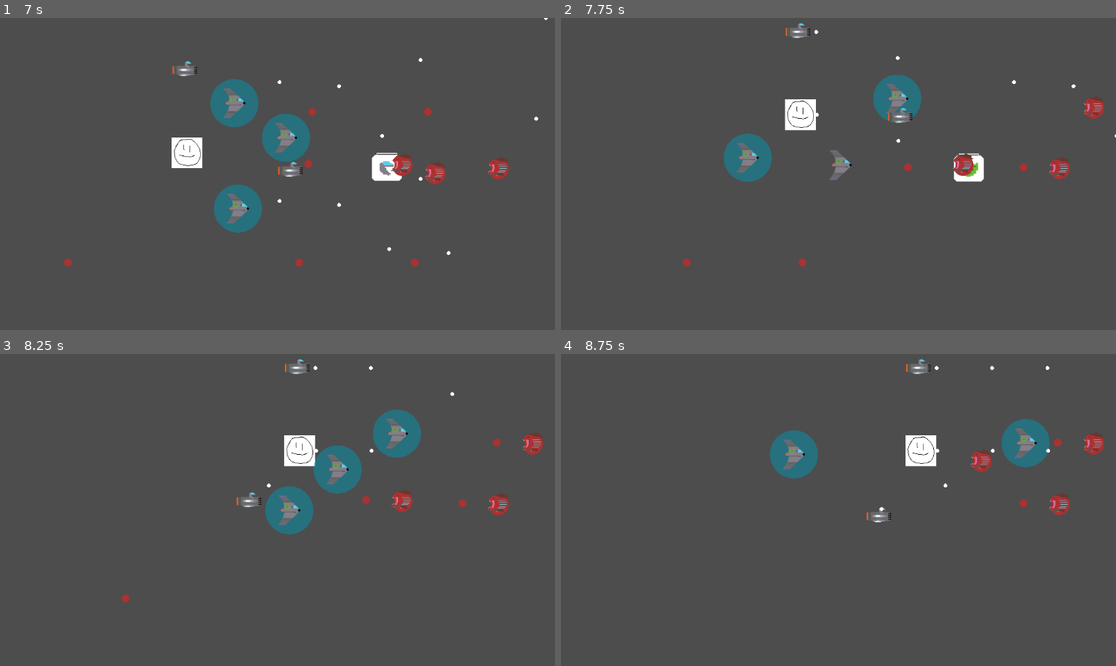
Above: before the commit, frames 1-4 (two rows, left to right).
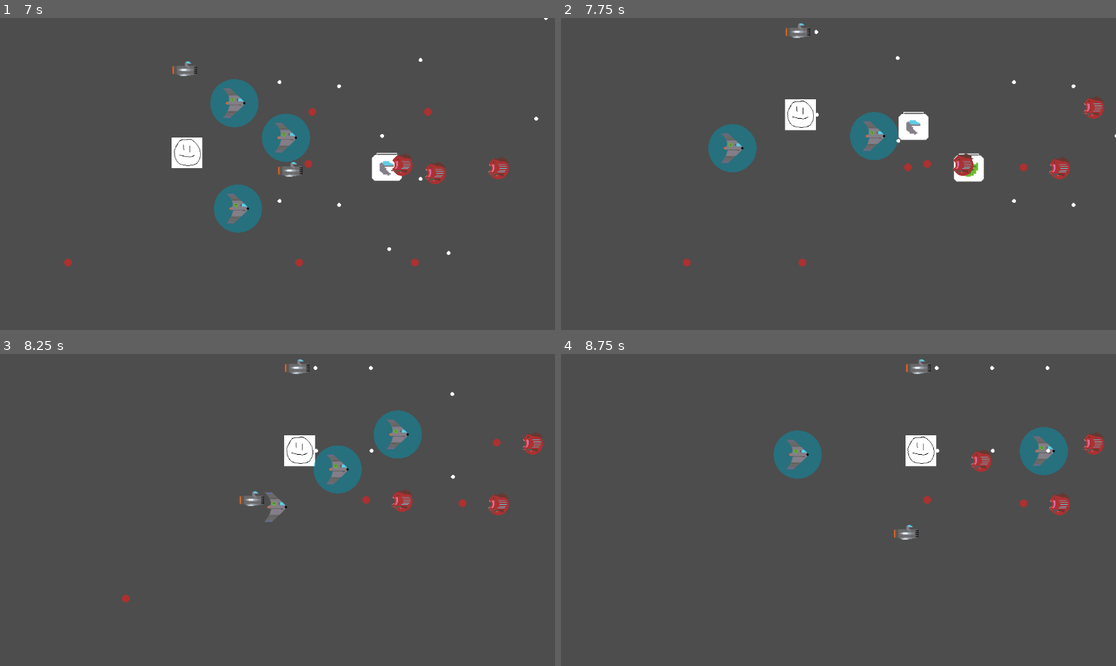
Above: after the commit, the same moments.

Repository: tfmertz/gamedevtv-jam-2026
Game: Godot game, scene res://scene/main.tscn
The game is run twice, just before and just after one commit, with the same random seed, the same clock (stepped at 60 frames per second) and the same inputs.
Inputs:
- Up to frame 1 (7 s): click "START" at 0.5 s; click "START" at 1.25 s; tap Enter at 2 s; hold W (move_up) 2.03-3.53 s; tap F (cycle_formation) at 2.1, 6.6 s; tap R (cycle_spacing) at 2.85 s; hold A (move_left) 3.53-5.03 s; tap 3 at 3.6 s; tap 4 at 4.35 s; hold S (move_down) 5.03-5.78 s; tap 5 at 5.1 s; hold D (move_right) 5.78-6.53 s; tap 6 at 5.85 s; hold W (move_up) from 6.53 s (still down)
- Up to frame 2 (7.75 s): release W (move_up) at 7.28 s; hold D (move_right) from 7.28 s (still down); tap R (cycle_spacing) at 7.35 s
- Up to frame 3 (8.25 s): keep holding D (move_right); tap 3 at 8.1 s
- Up to frame 4 (8.75 s): keep holding D (move_right)

Frame 1 is identical in both runs. In frame 2, 3.9% of the frame differs, in the area x 26-93%, y 18-61%; in frame 3, 1.3%; in frame 4, 2.0%.

Commit message:
Update scrap layer

Diff:
--- a/scene/scrap.tscn
+++ b/scene/scrap.tscn
@@ -29,6 +29,8 @@
 size = Vector2(62, 60)
 
 [node name="Scrap" type="Area2D" unique_id=498599342]
+z_index = -1
+collision_layer = 4
 script = ExtResource("1_qfbu2")
 
 [node name="MovementPath2D" type="Path2D" parent="." unique_id=1468683549]
